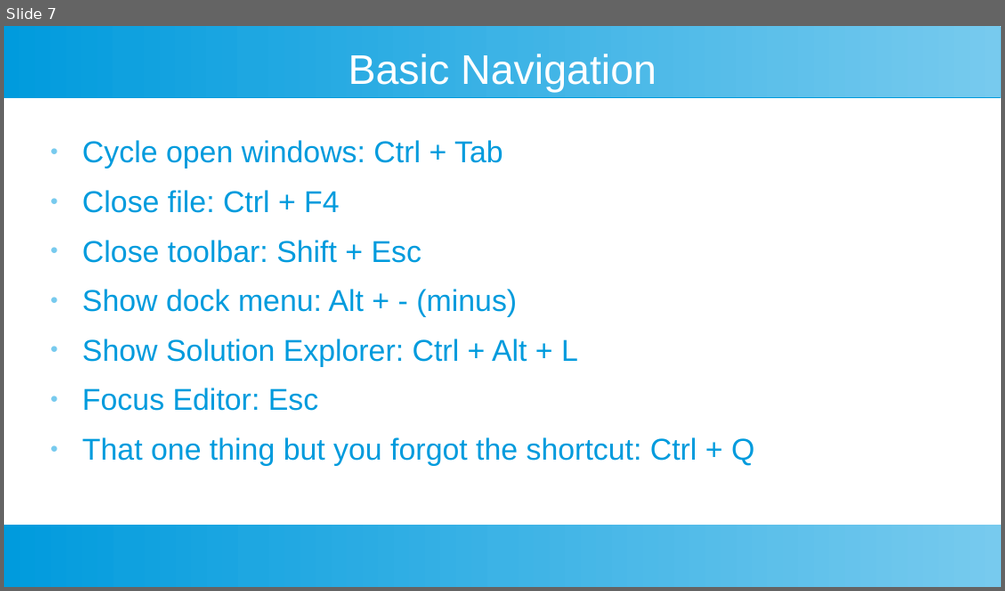
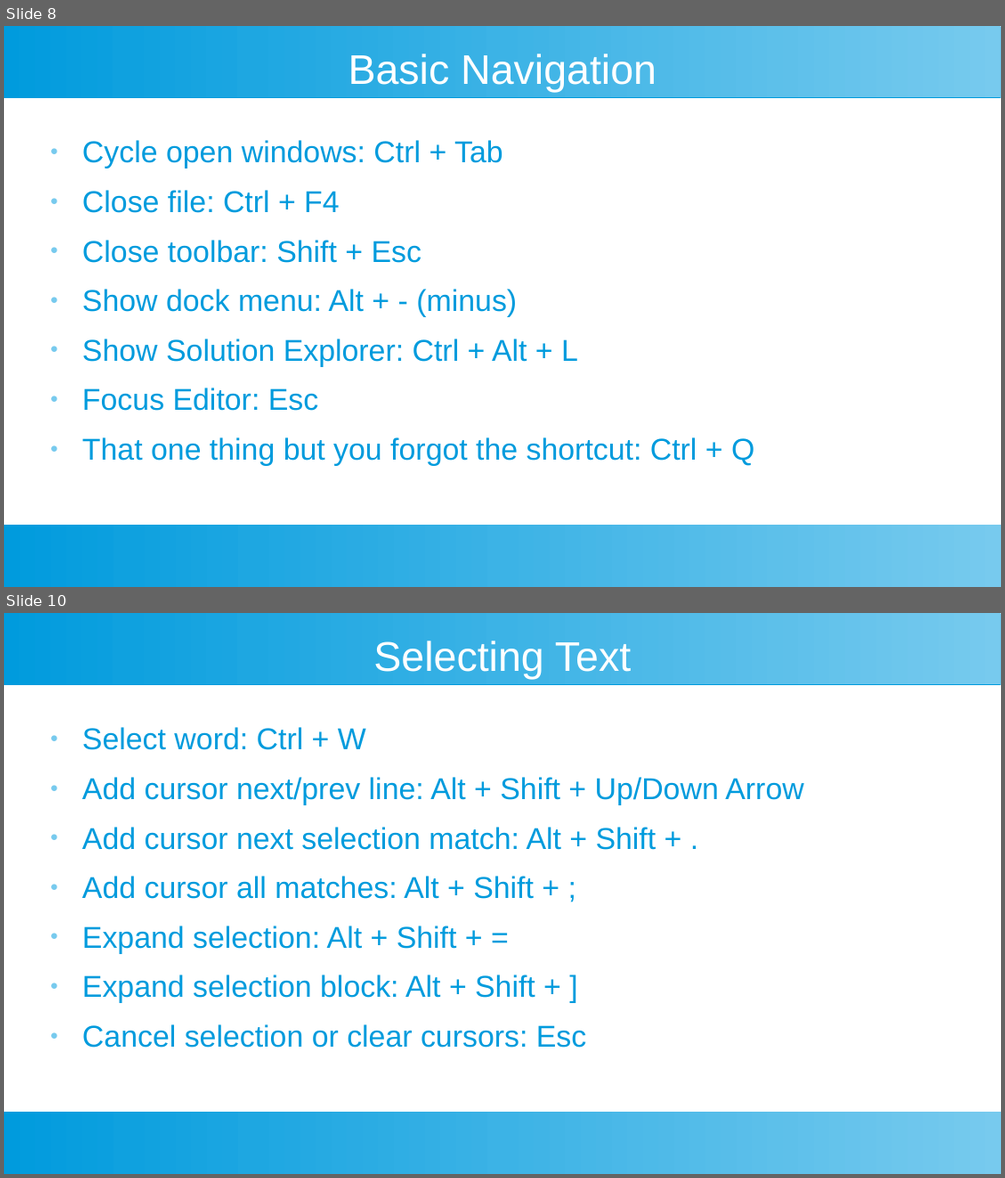
Before and after one commit to SmithE65/Productivity, a slide deck: Productivity.odp. Shown one above the other, each under a label of ours: slide 7 before the commit, slides 8 and 10 after it; the slides between them are not shown. The pictures are 1005x591 and 1005x1178 pixels, drawn with LibreOffice and Linux fonts; fonts in the diff are those of the drawing. Boxes give left, top, right and bottom in pixels: in the first picture for what was removed or moved away, otherwise in the second. Text is boxed around its words. In the diff, an @@ line names an element or a change of style, - is before the commit and + after.

```diff
--- a/Productivity.odp
+++ b/Productivity.odp
@@ slide 10 added at [4,613,1001,1174], background #FFFFFF; not listed: 2 template elements that a slide beside it also shows @@
@@ title added at [373,641,631,679], 33 pt, text #FFFFFF @@
+Selecting Text
@@ text added at [82,727,803,1047], 24 pt, text #009BDD @@
+● Select word: Ctrl + W
+● Add cursor next/prev line: Alt + Shift + Up/Down Arrow
+● Add cursor next selection match: Alt + Shift + .
+● Add cursor all matches: Alt + Shift + ;
+● Expand selection: Alt + Shift + =
+● Expand selection block: Alt + Shift + ]
+● Cancel selection or clear cursors: Esc
@@ what was slide 7 is now slide 8 @@
```
Also in this commit, not shown: 6 slides changed, 16 other slides added, 2 slides removed.
